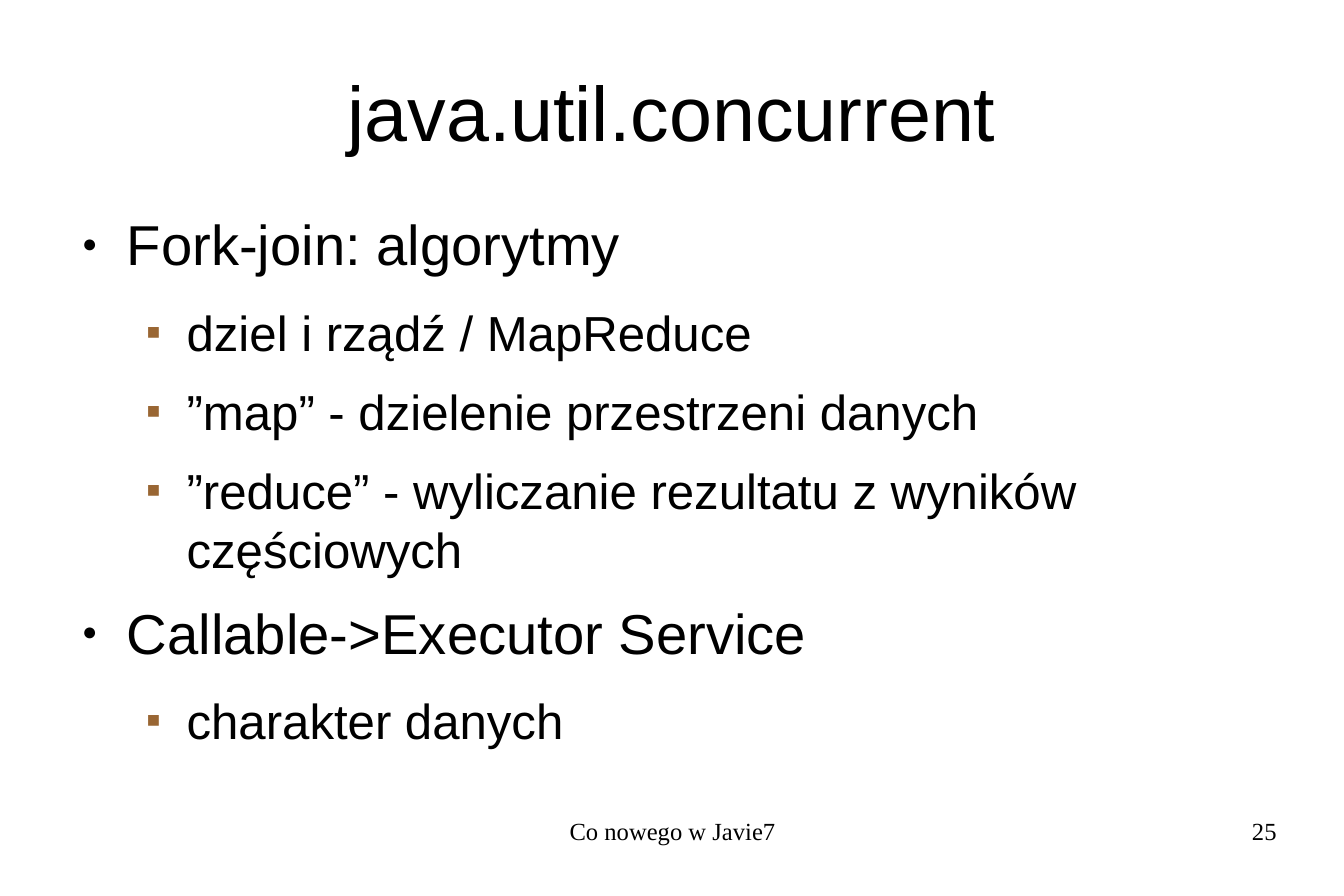
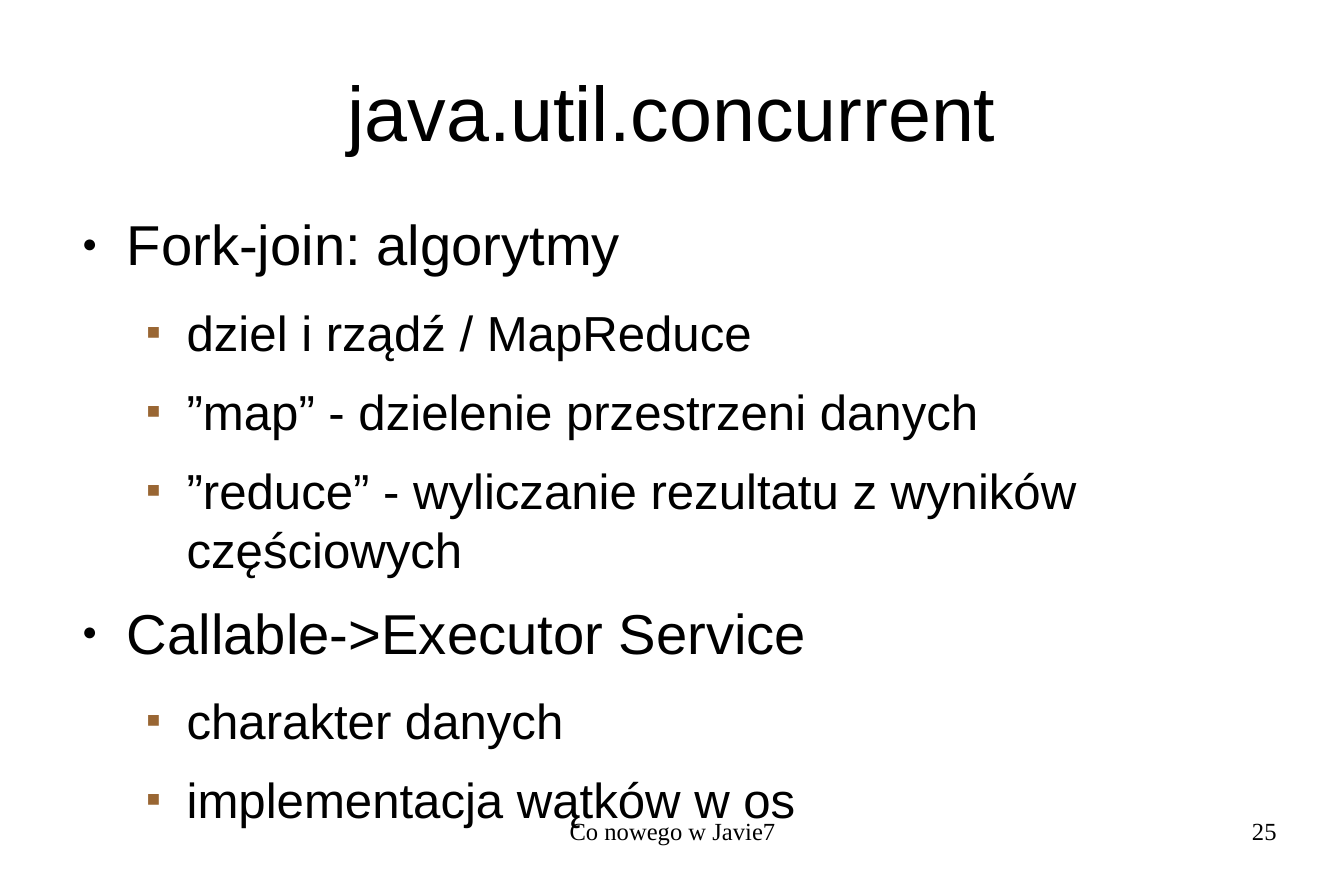
Before and after one commit to kamchy/myjavaprojects, a slide deck: slide 25 of PrezentacjaJava7.odp. Drawn at 1344x896 pixels with LibreOffice and Linux fonts; fonts in the diff are those of the drawing. Boxes give left, top, right and bottom in pixels: in the first picture for what was removed or moved away, otherwise in the second. Text is boxed around its words. In the diff, an @@ line names an element or a change of style, - is before the commit and + after.

```diff
--- a/PrezentacjaJava7.odp
+++ b/PrezentacjaJava7.odp
@@ text at [187,781,795,828]: paragraph added @@
+  ■ implementacja wątków w os
```
Also in this commit, not shown: 10 other slides changed, 2 slides added, 1 other file.
